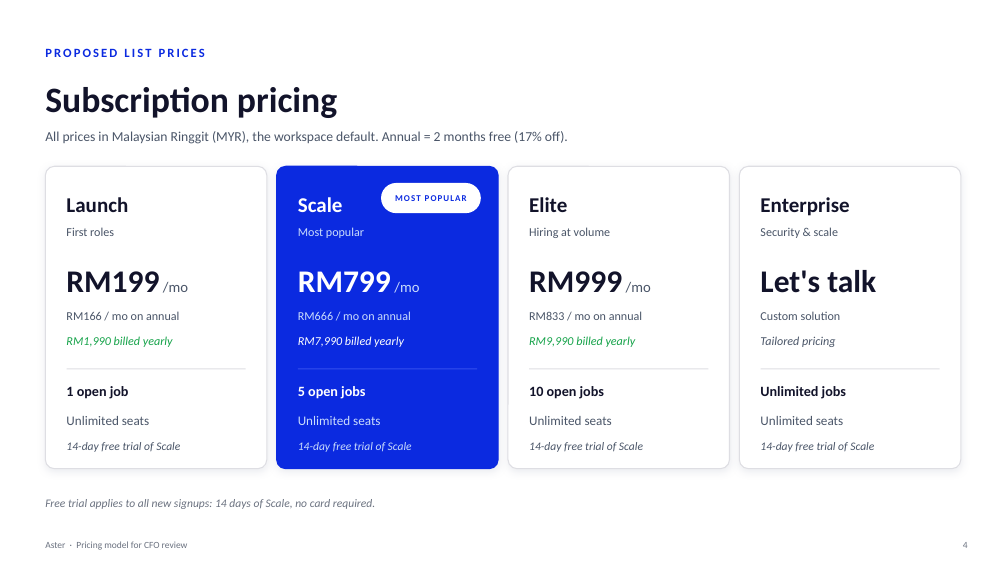
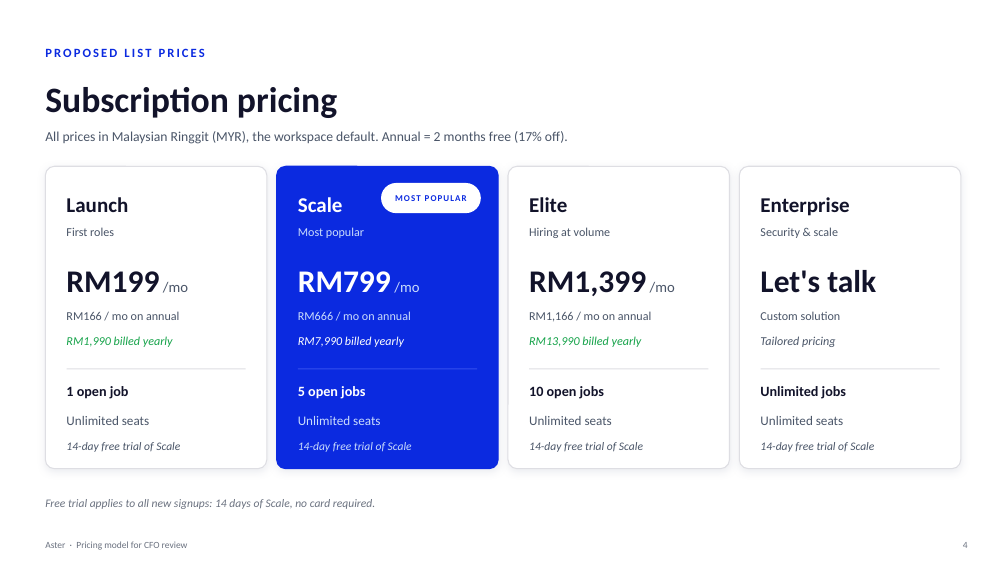
Before and after one commit to shahramly83/aster, a slide deck: slide 4 of docs/aster-pricing-cfo.pptx. Drawn at 1008x567 pixels with LibreOffice and Linux fonts; fonts in the diff are those of the drawing. Boxes give left, top, right and bottom in pixels: in the first picture for what was removed or moved away, otherwise in the second. Text is boxed around its words. In the diff, an @@ line names an element or a change of style, - is before the commit and + after.

```diff
--- a/docs/aster-pricing-cfo.pptx
+++ b/docs/aster-pricing-cfo.pptx
@@ text at [529,271,675,296]: text changed @@
-RM999 /mo
+RM1,399 /mo
@@ text at [529,311,651,321]: text changed @@
-RM833 / mo on annual
+RM1,166 / mo on annual
@@ text at [529,336,642,347]: text changed @@
-RM9,990 billed yearly
+RM13,990 billed yearly
```
Also in this commit, not shown: 5 other slides changed.
